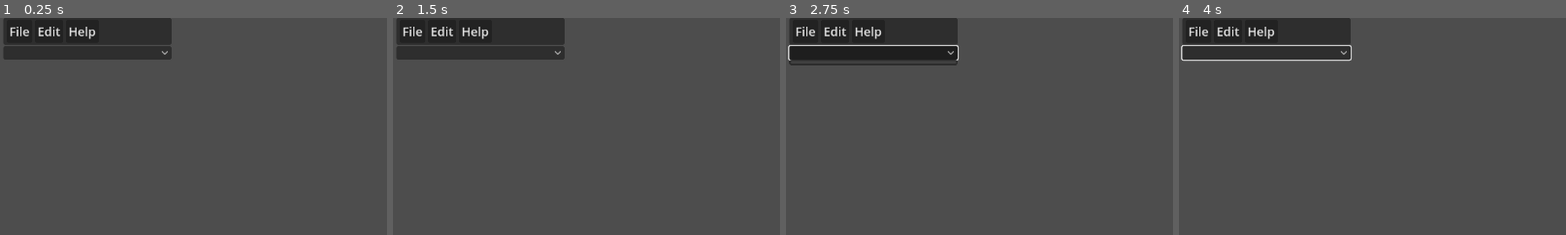
Above: before the commit, frames 1-4 (left to right).
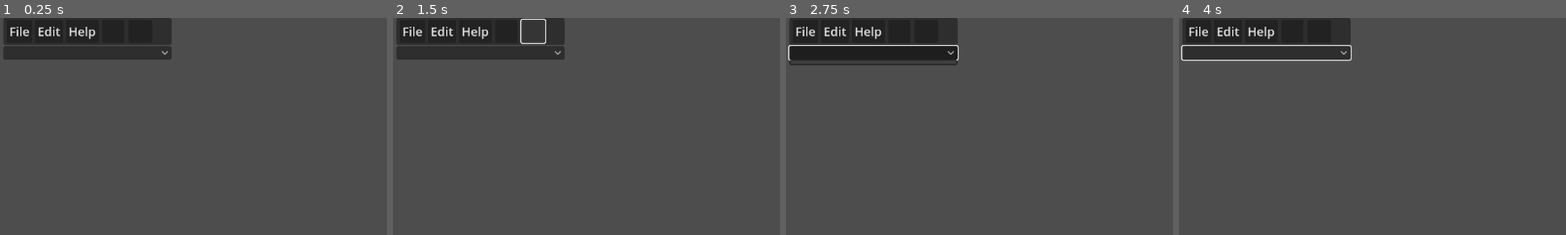
Above: after the commit, the same moments.

Repository: DerDer3/DerDer-s-PMPEdit
Game: Godot game, scene res://node_3d.tscn
Two runs of this game, one before a commit and one after it. Both use one fixed random seed, a clock stepped at 60 frames per second and the inputs below.
Inputs (mouse positions are % of the whole screen's width and height, from its top left):
- Up to frame 1 (0.25 s): no input
- Up to frame 2 (1.5 s): click (15, 3) at 0.52 s; click (18, 3) at 1.27 s
- Up to frame 3 (2.75 s): click (11, 8) at 2 s
- Up to frame 4 (4 s): tap Enter at 2.75 s; move the mouse to (72, 45) at 2.77 s; hold D 2.78-3.5 s; tap Shift at 2.85 s; click (72, 45) at 2.92 s; tap Space at 3.02 s; drag from (30, 55) to (45, 70) at 3.52 s
The pictures show only the part of the screen within x 0-50%, y 0-50%; the shares and areas given below are measured in that part.

The runs differ from the first frame. In frame 2, 0.2% of the frame differs, in the area x 32-40%, y 0-13%; in frame 3, less than 0.1%; in frame 4, less than 0.1%.

Commit message:
Not sure tbh

Diff:
--- a/pmpmapper/node_3d.tscn
+++ b/pmpmapper/node_3d.tscn
@@ -10,6 +10,7 @@
 [ext_resource type="Script" uid="uid://djv5641leek46" path="res://cur_obj_data.gd" id="4_4arys"]
 [ext_resource type="Script" uid="uid://b5j4erskwgrjf" path="res://edit.gd" id="4_cdqbm"]
 [ext_resource type="Script" uid="uid://diix4ipesag6d" path="res://add_obj.gd" id="5_6iypd"]
+[ext_resource type="Script" uid="uid://ct1rey3jk0km3" path="res://undo.gd" id="5_imku0"]
 [ext_resource type="Script" uid="uid://cubaxh1gns3wo" path="res://pmp_objects_holder.gd" id="5_wc5p8"]
 [ext_resource type="Script" uid="uid://d8byq87yafon" path="res://pmp_points_holder.gd" id="6_jsk3o"]
 
@@ -80,6 +81,33 @@
 [node name="GameSelection" type="PopupMenu" parent="CanvasLayer/Panel/MenuContainer/MenuBar/Edit"]
 
 [node name="Help" type="PopupMenu" parent="CanvasLayer/Panel/MenuContainer/MenuBar"]
+
+[node name="Undo" type="Button" parent="CanvasLayer/Panel/MenuContainer/MenuBar"]
+layout_mode = 1
+anchors_preset = -1
+anchor_left = 0.634
+anchor_top = 0.459
+anchor_right = 0.634
+anchor_bottom = 0.459
+offset_left = -16.5
+offset_top = -16.983
+offset_right = 16.5
+offset_bottom = 17.017
+expand_icon = true
+script = ExtResource("5_imku0")
+
+[node name="Redo" type="Button" parent="CanvasLayer/Panel/MenuContainer/MenuBar"]
+layout_mode = 1
+anchors_preset = -1
+anchor_left = 0.794
+anchor_top = 0.5
+anchor_right = 0.794
+anchor_bottom = 0.5
+offset_left = -17.5
+offset_top = -18.5
+offset_right = 17.5
+offset_bottom = 15.5
+expand_icon = true
 
 [node name="Options_holder" type="VBoxContainer" parent="CanvasLayer"]
 offset_left = 5.0
@@ -160,6 +188,7 @@
 [connection signal="file_selected" from="CanvasLayer/Panel/MenuContainer/MenuBar/File/SaveAs" to="." method="_on_save_as_file_selected"]
 [connection signal="id_pressed" from="CanvasLayer/Panel/MenuContainer/MenuBar/Edit" to="CanvasLayer/Panel/MenuContainer/MenuBar/Edit" method="_on_id_pressed"]
 [connection signal="id_pressed" from="CanvasLayer/Panel/MenuContainer/MenuBar/Edit/GameSelection" to="CanvasLayer/Panel/MenuContainer/MenuBar/Edit" method="_on_game_selection_id_pressed"]
+[connection signal="pressed" from="CanvasLayer/Panel/MenuContainer/MenuBar/Undo" to="CanvasLayer/Panel/MenuContainer/MenuBar/Undo" method="_on_pressed"]
 [connection signal="item_selected" from="CanvasLayer/Options_holder/PMP_Options" to="." method="_on_pmp_options_item_selected"]
 [connection signal="item_selected" from="CanvasLayer/Obj_Edit_Container/Group_Dropdown" to="." method="_on_tab_bar_item_selected"]
 [connection signal="pressed" from="CanvasLayer/Obj_Edit_Container/SnapY" to="." method="_on_button_pressed"]
--- a/pmpmapper/project.godot
+++ b/pmpmapper/project.godot
@@ -12,7 +12,7 @@
 
 config/name="PMPMapper"
 run/main_scene="res://node_3d.tscn"
-config/features=PackedStringArray("4.4", "Forward Plus")
+config/features=PackedStringArray("4.5", "Forward Plus")
 boot_splash/show_image=false
 boot_splash/fullsize=false
 boot_splash/image="uid://bwnpknr2ewv37"
--- /dev/null
+++ b/pmpmapper/rotate-left-solid-full.svg
@@ -0,0 +1 @@
+<svg xmlns="http://www.w3.org/2000/svg" viewBox="0 0 640 640"><!--!Font Awesome Free 7.0.1 by @fontawesome - https://fontawesome.com License - https://fontawesome.com/license/free Copyright 2025 Fonticons, Inc.--><path d="M88 256L232 256C241.7 256 250.5 250.2 254.2 241.2C257.9 232.2 255.9 221.9 249 215L202.3 168.3C277.6 109.7 386.6 115 455.8 184.2C530.8 259.2 530.8 380.7 455.8 455.7C380.8 530.7 259.3 530.7 184.3 455.7C174.1 445.5 165.3 434.4 157.9 422.7C148.4 407.8 128.6 403.4 113.7 412.9C98.8 422.4 94.4 442.2 103.9 457.1C113.7 472.7 125.4 487.5 139 501C239 601 401 601 501 501C601 401 601 239 501 139C406.8 44.7 257.3 39.3 156.7 122.8L105 71C98.1 64.2 87.8 62.1 78.8 65.8C69.8 69.5 64 78.3 64 88L64 232C64 245.3 74.7 256 88 256z"/></svg>
--- /dev/null
+++ b/pmpmapper/rotate-right-solid-full.svg
@@ -0,0 +1 @@
+<svg xmlns="http://www.w3.org/2000/svg" viewBox="0 0 640 640"><!--!Font Awesome Free 7.0.1 by @fontawesome - https://fontawesome.com License - https://fontawesome.com/license/free Copyright 2025 Fonticons, Inc.--><path d="M552 256L408 256C398.3 256 389.5 250.2 385.8 241.2C382.1 232.2 384.1 221.9 391 215L437.7 168.3C362.4 109.7 253.4 115 184.2 184.2C109.2 259.2 109.2 380.7 184.2 455.7C259.2 530.7 380.7 530.7 455.7 455.7C463.9 447.5 471.2 438.8 477.6 429.6C487.7 415.1 507.7 411.6 522.2 421.7C536.7 431.8 540.2 451.8 530.1 466.3C521.6 478.5 511.9 490.1 501 501C401 601 238.9 601 139 501C39.1 401 39 239 139 139C233.3 44.7 382.7 39.4 483.3 122.8L535 71C541.9 64.1 552.2 62.1 561.2 65.8C570.2 69.5 576 78.3 576 88L576 232C576 245.3 565.3 256 552 256z"/></svg>
--- /dev/null
+++ b/pmpmapper/undo.gd
@@ -0,0 +1,4 @@
+extends Button
+
+func _on_pressed() -> void:
+	pass
Not shown: 1 places in pmpmapper/node_3d.tscn that only renumber resources
Not shown, added: pmpmapper/rotate-left-solid-full.svg.import
Not shown, added: pmpmapper/rotate-right-solid-full.svg.import
Not shown, added: pmpmapper/undo.gd.uid
Not shown, added: WiiUtils/README.md
